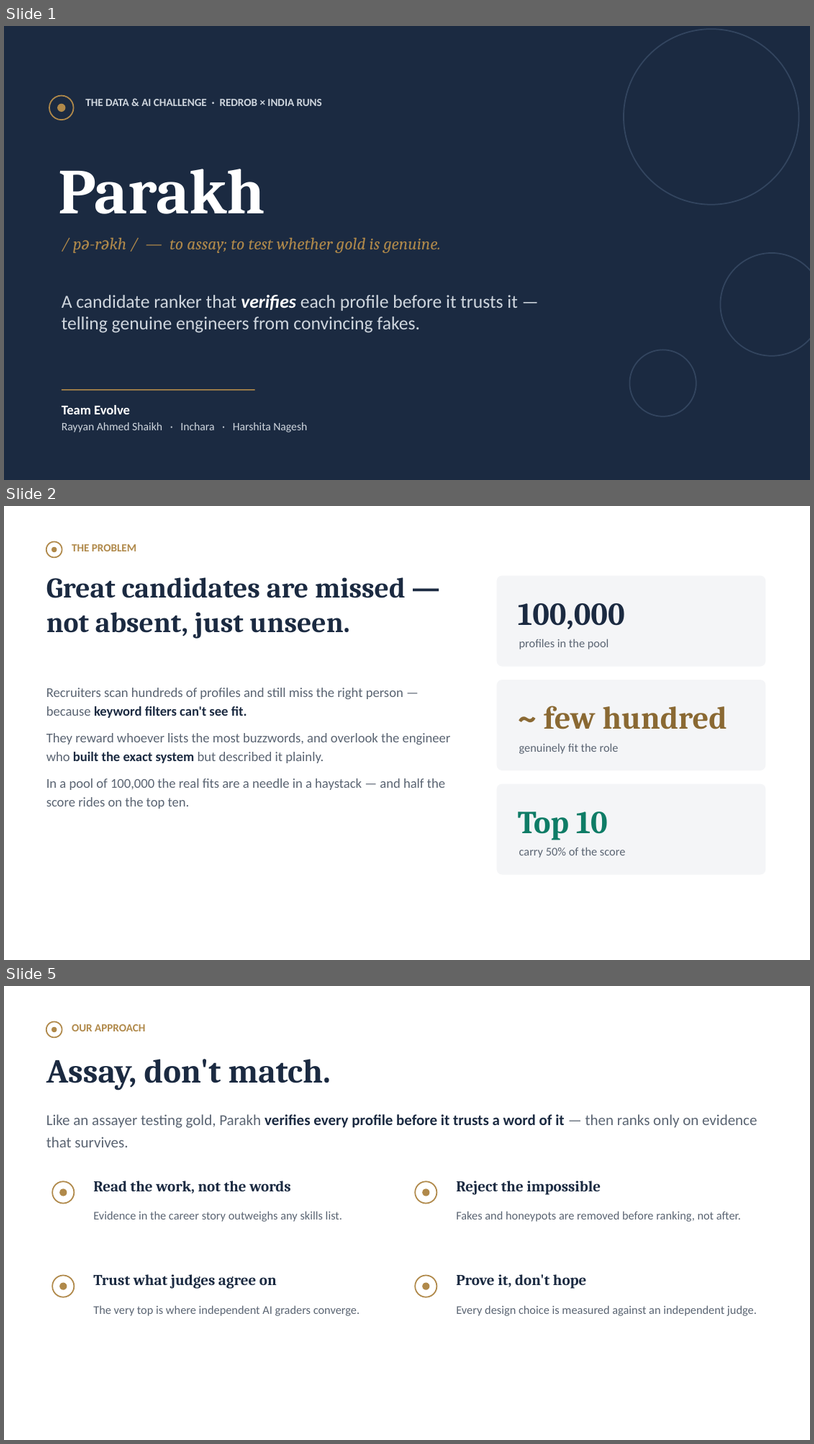
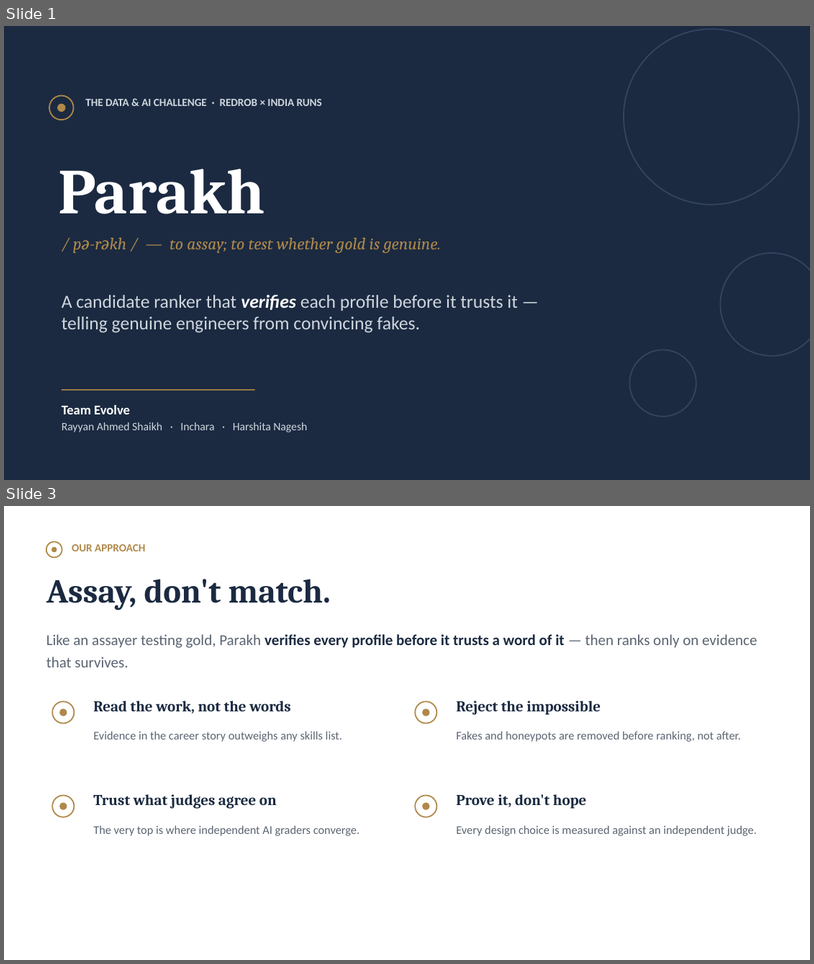
Before and after one commit to TheClazer/parakh, a slide deck: deck/parakh_deck.pptx. Shown one above the other, each under a label of ours: slides 1, 2 and 5 before the commit, slides 1 and 3 after it; the slides between them are not shown. The pictures are 814x1444 and 814x964 pixels, drawn with LibreOffice and Linux fonts; fonts in the diff are those of the drawing. Boxes give left, top, right and bottom in pixels: in the first picture for what was removed or moved away, otherwise in the second. Text is boxed around its words. In the diff, an @@ line names an element or a change of style, - is before the commit and + after.

```diff
--- a/deck/parakh_deck.pptx
+++ b/deck/parakh_deck.pptx
@@ slide 2 removed at bbox=[4, 506, 810, 960], background #FFFFFF @@
@@ ellipse removed at bbox=[46, 542, 62, 557] @@
@@ ellipse removed at bbox=[52, 547, 57, 553] @@
@@ text removed at bbox=[72, 544, 136, 551] @@
-THE PROBLEM
@@ text removed at bbox=[46, 577, 406, 638] @@
-Great candidates are missed —
-not absent, just unseen.
@@ rounded rectangle removed at bbox=[497, 576, 766, 667] @@
@@ text removed at bbox=[518, 603, 625, 629] @@
-100,000
@@ text removed at bbox=[520, 638, 610, 649] @@
-profiles in the pool
@@ text removed at bbox=[46, 687, 451, 808] @@
-Recruiters scan hundreds of profiles and still miss the right person — because keyword filters can't see fit.
-They reward whoever lists the most buzzwords, and overlook the engineer who built the exact system but described it plainly.
-In a pool of 100,000 the real fits are a needle in a haystack — and half the score rides on the top ten.
@@ rounded rectangle removed at bbox=[497, 680, 766, 770] @@
@@ text removed at bbox=[544, 705, 728, 729] @@
-~ few hundred
@@ text removed at bbox=[520, 743, 619, 754] @@
-genuinely fit the role
@@ rounded rectangle removed at bbox=[497, 784, 766, 875] @@
@@ text removed at bbox=[518, 811, 608, 840] @@
-Top 10
@@ text removed at bbox=[520, 847, 625, 857] @@
-carry 50% of the score
@@ what was slide 5 is now slide 3 @@
```
Also in this commit, not shown: 1 slide changed, 1 other slide removed, 2 other files.
